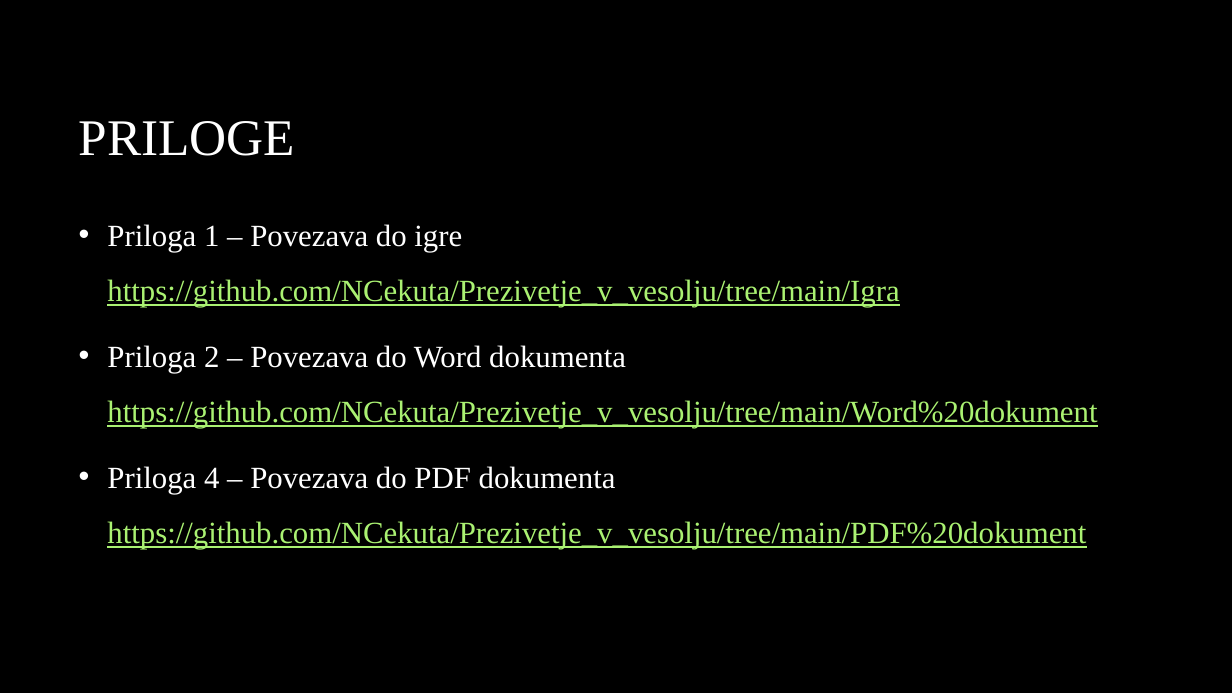
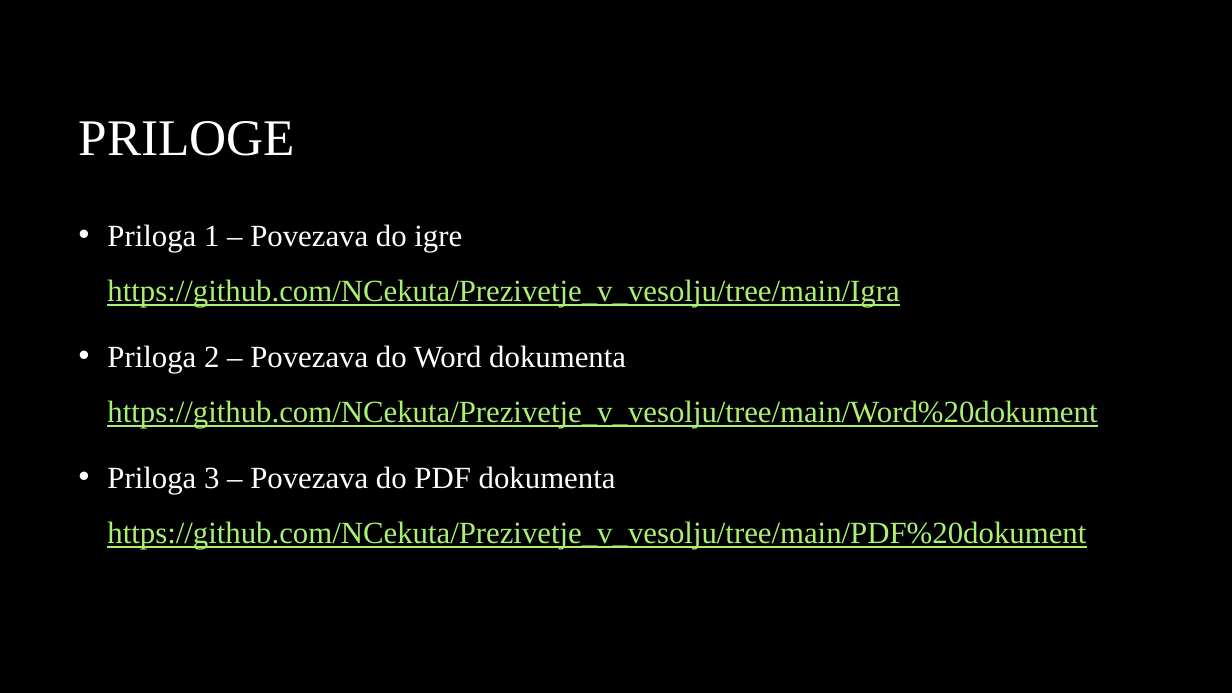
Before and after one commit to NCekuta/Prezivetje_v_vesolju, a slide deck: slide 22 of PowerPoint/Prezivetje v vesolju.pptx (slide 27 before the commit). Drawn at 1232x693 pixels with LibreOffice and Linux fonts; fonts in the diff are those of the drawing; background and template pictures are left out. Boxes give left, top, right and bottom in pixels: in the first picture for what was removed or moved away, otherwise in the second. Text is boxed around its words. In the diff, an @@ line names an element or a change of style, - is before the commit and + after.

Commit message:
Update

```diff
--- a/PowerPoint/Prezivetje v vesolju.pptx
+++ b/PowerPoint/Prezivetje v vesolju.pptx
@@ text at [107,466,1086,549]: text changed @@
-• Priloga 4 – Povezava do PDF dokumenta https://github.com/NCekuta/Prezivetje_v_vesolju/tree/main/PDF%20dokument
+• Priloga 3 – Povezava do PDF dokumenta https://github.com/NCekuta/Prezivetje_v_vesolju/tree/main/PDF%20dokument
```
Also in this commit, not shown: 2 other slides changed, 5 slides removed.
